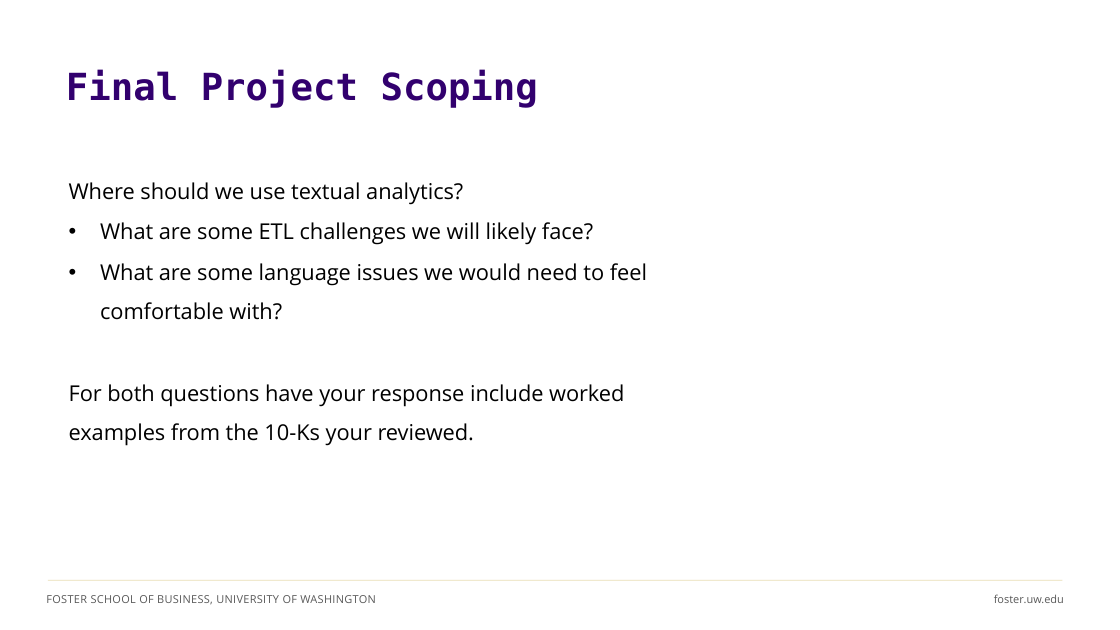
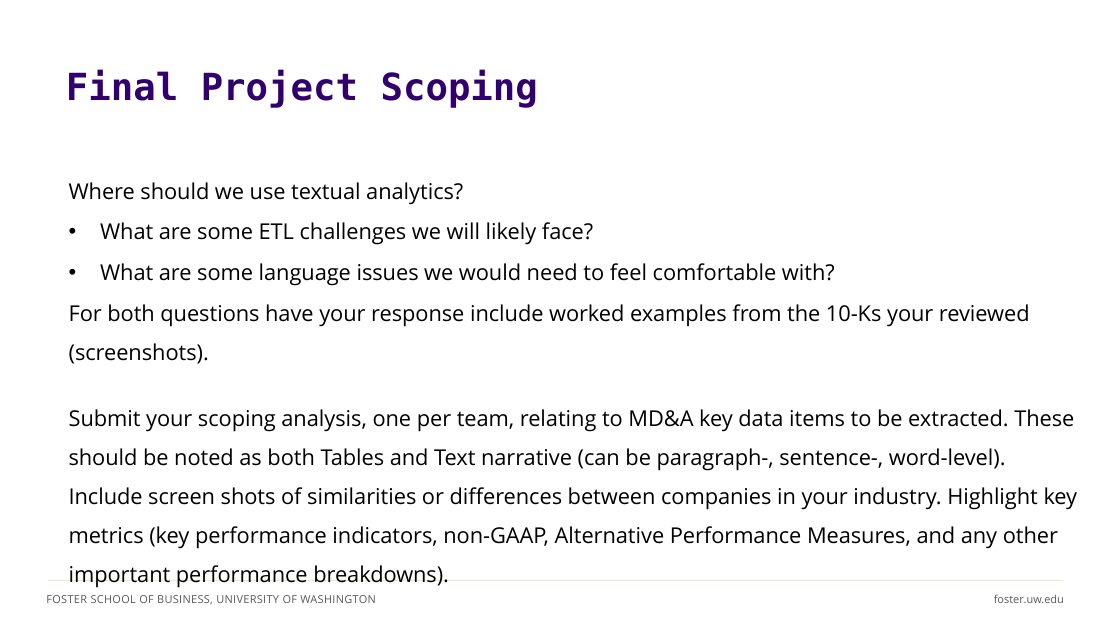
Before and after one commit to ashercurtis/slides.io, a slide deck: slide 14 of ACCTG522/ACCTG522Class08_2026.pptx (slide 13 before the commit). Drawn at 1120x630 pixels with LibreOffice and Linux fonts; fonts in the diff are those of the drawing. Boxes give left, top, right and bottom in pixels: in the first picture for what was removed or moved away, otherwise in the second. Text is boxed around its words. In the diff, an @@ line names an element or a change of style, - is before the commit and + after.

```diff
--- a/ACCTG522/ACCTG522Class08_2026.pptx
+++ b/ACCTG522/ACCTG522Class08_2026.pptx
@@ text at (69, 304, 1078, 588): text changed @@
-For both questions have your response include worked examples from the 10-Ks your reviewed.
+For both questions have your response include worked examples from the 10-Ks your reviewed (screenshots).
+Submit your scoping analysis, one per team, relating to MD&A key data items to be extracted. These should be noted as both Tables and Text narrative (can be paragraph-, sentence-, word-level). Include screen shots of similarities or differences between companies in your industry. Highlight key metrics (key performance indicators, non-GAAP, Alternative Performance Measures, and any other important performance breakdowns).
```
Also in this commit, not shown: 1 other slide changed, 1 slide added.
